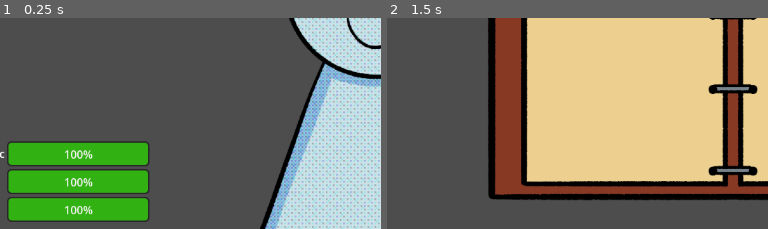
Above: before the commit, frames 1-2 (left to right).
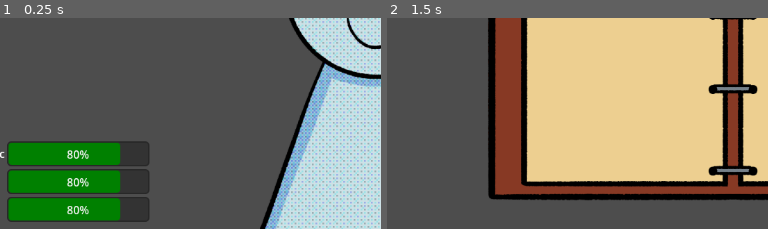
Above: after the commit, the same moments.

Repository: MLJoson/broncoHacksS25
Game: Godot game, scene res://Scenes/main.tscn
Two runs of this game, one before a commit and one after it. Both use one fixed random seed, a clock stepped at 60 frames per second and the inputs below. Before the commit the project has no main scene; this scene is started directly in both runs.
Inputs (mouse positions are % of the whole screen's width and height, from its top left):
- Up to frame 1 (0.25 s): no input
- Up to frame 2 (1.5 s): click (93, 81) at 0.5 s; tap Enter at 1.25 s; tap A (add_task) at 1.35 s
The pictures show only the part of the screen within x 7-57%, y 49-99%; the shares and areas given below are measured in that part.

The runs differ from the first frame. In frame 1, 12% of the frame differs, in the area x 2-39%, y 59-97%; in frame 2, nothing differs.

Commit message:
linked playerstatus with progress bar

Diff:
--- a/broncohackss25/Scripts/bar.gd
+++ b/broncohackss25/Scripts/bar.gd
@@ -1,13 +1,34 @@
 extends ProgressBar
 
+#Connect to player_status file
+@export var PlayerStatus: PlayerStatus
+@export var stat_name: String #"academic", "wellbeing", "social"
+
+#one start
 func _ready() -> void:
-	value = 100
+	update_bar()
+
+
+
+func update_bar():
+	if PlayerStatus == null:
+		return
+	match stat_name:
+		"academic":
+			value = PlayerStatus.academic
+		"social":
+			value = PlayerStatus.social
+		"wellbeing":
+			value = PlayerStatus.wellbeing
+		_:
+			value = 0
 
 func _process(delta: float) -> void:
 	if Input.is_action_just_pressed("increase_val"):
 		value += 20
 	if Input.is_action_just_pressed("decrease_val"):
 		value -= 20
+	update_bar()
 
 func _on_value_changed(value: float) -> void:
 	get("theme_override_styles/fill").bg_color = Color.from_hsv(0.3 * (value / 100.0), 0.9, 0.7)
--- /dev/null
+++ b/broncohackss25/bar.tscn
@@ -0,0 +1,39 @@
+[gd_scene load_steps=5 format=3 uid="uid://c4vefs6qklfaq"]
+
+[ext_resource type="Script" uid="uid://b85e3m1ixxx0t" path="res://Scripts/bar.gd" id="1_qyha7"]
+
+[sub_resource type="Theme" id="Theme_qyha7"]
+
+[sub_resource type="StyleBoxFlat" id="StyleBoxFlat_2n50a"]
+bg_color = Color(0.2, 0.2, 0.2, 1)
+border_width_left = 2
+border_width_top = 2
+border_width_right = 2
+border_width_bottom = 2
+border_color = Color(0.156863, 0.156863, 0.156863, 1)
+corner_radius_top_left = 5
+corner_radius_top_right = 5
+corner_radius_bottom_right = 5
+corner_radius_bottom_left = 5
+expand_margin_left = 2.0
+expand_margin_top = 2.0
+expand_margin_right = 2.0
+expand_margin_bottom = 2.0
+
+[sub_resource type="StyleBoxFlat" id="StyleBoxFlat_aj7cv"]
+bg_color = Color(0, 0.501961, 0, 1)
+corner_radius_top_left = 5
+corner_radius_top_right = 5
+corner_radius_bottom_right = 5
+corner_radius_bottom_left = 5
+
+[node name="Bar" type="ProgressBar"]
+offset_right = 201.0
+offset_bottom = 32.0
+theme = SubResource("Theme_qyha7")
+theme_override_styles/background = SubResource("StyleBoxFlat_2n50a")
+theme_override_styles/fill = SubResource("StyleBoxFlat_aj7cv")
+value = 80.0
+script = ExtResource("1_qyha7")
+
+[connection signal="value_changed" from="." to="." method="_on_value_changed"]
--- /dev/null
+++ b/broncohackss25/main.tscn
@@ -0,0 +1,9 @@
+[gd_scene load_steps=2 format=3 uid="uid://cpiyjehwytu71"]
+
+[ext_resource type="PackedScene" uid="uid://dhohlvxqbneog" path="res://stats_ui.tscn" id="1_ig7tw"]
+
+[node name="Main" type="Node2D"]
+
+[node name="CanvasLayer" type="CanvasLayer" parent="."]
+
+[node name="Control" parent="CanvasLayer" instance=ExtResource("1_ig7tw")]
--- a/broncohackss25/project.godot
+++ b/broncohackss25/project.godot
@@ -11,6 +11,7 @@
 [application]
 
 config/name="BroncoHacksS25"
+run/main_scene="uid://dhohlvxqbneog"
 config/features=PackedStringArray("4.4", "Forward Plus")
 config/icon="res://icon.svg"
 
--- /dev/null
+++ b/broncohackss25/stats_ui.tscn
@@ -0,0 +1,78 @@
+[gd_scene load_steps=3 format=3 uid="uid://dhohlvxqbneog"]
+
+[ext_resource type="PackedScene" uid="uid://c4vefs6qklfaq" path="res://bar.tscn" id="1_h18qs"]
+[ext_resource type="Script" uid="uid://cnnwx2dda1j5k" path="res://Scripts/player_status.gd" id="2_ln25e"]
+
+[node name="Control" type="Control"]
+layout_mode = 3
+anchors_preset = 15
+anchor_right = 1.0
+anchor_bottom = 1.0
+grow_horizontal = 2
+grow_vertical = 2
+
+[node name="VBoxContainer" type="VBoxContainer" parent="."]
+layout_mode = 1
+anchors_preset = 2
+anchor_top = 1.0
+anchor_bottom = 1.0
+offset_left = 10.0
+offset_top = -130.0
+offset_right = 50.0
+offset_bottom = -10.0
+grow_vertical = 0
+theme_override_constants/separation = 40
+
+[node name="Academic" type="Control" parent="VBoxContainer"]
+layout_mode = 2
+
+[node name="Label" type="Label" parent="VBoxContainer/Academic"]
+layout_mode = 0
+offset_top = 4.0
+offset_right = 47.0
+offset_bottom = 27.0
+text = "Academic"
+
+[node name="Bar" parent="VBoxContainer/Academic" node_paths=PackedStringArray("PlayerStatus") instance=ExtResource("1_h18qs")]
+layout_mode = 0
+offset_left = 80.0
+offset_right = 281.0
+PlayerStatus = NodePath("../../../PlayerStatus")
+stat_name = "academic"
+
+[node name="Stress" type="Control" parent="VBoxContainer"]
+layout_mode = 2
+
+[node name="Label" type="Label" parent="VBoxContainer/Stress"]
+layout_mode = 0
+offset_top = 4.0
+offset_right = 47.0
+offset_bottom = 27.0
+text = "Stress"
+
+[node name="Bar" parent="VBoxContainer/Stress" node_paths=PackedStringArray("PlayerStatus") instance=ExtResource("1_h18qs")]
+layout_mode = 0
+offset_left = 80.0
+offset_right = 281.0
+PlayerStatus = NodePath("../../../PlayerStatus")
+stat_name = "wellbeing"
+
+[node name="Social" type="Control" parent="VBoxContainer"]
+layout_mode = 2
+
+[node name="Label" type="Label" parent="VBoxContainer/Social"]
+layout_mode = 0
+offset_top = 4.0
+offset_right = 47.0
+offset_bottom = 27.0
+text = "Social"
+
+[node name="Bar" parent="VBoxContainer/Social" node_paths=PackedStringArray("PlayerStatus") instance=ExtResource("1_h18qs")]
+layout_mode = 0
+offset_left = 80.0
+offset_right = 281.0
+PlayerStatus = NodePath("../../../PlayerStatus")
+stat_name = "social"
+
+[node name="PlayerStatus" type="Node" parent="."]
+script = ExtResource("2_ln25e")
Not shown: 1 places in broncohackss25/Scenes/tasklist.tscn that only renumber resources
